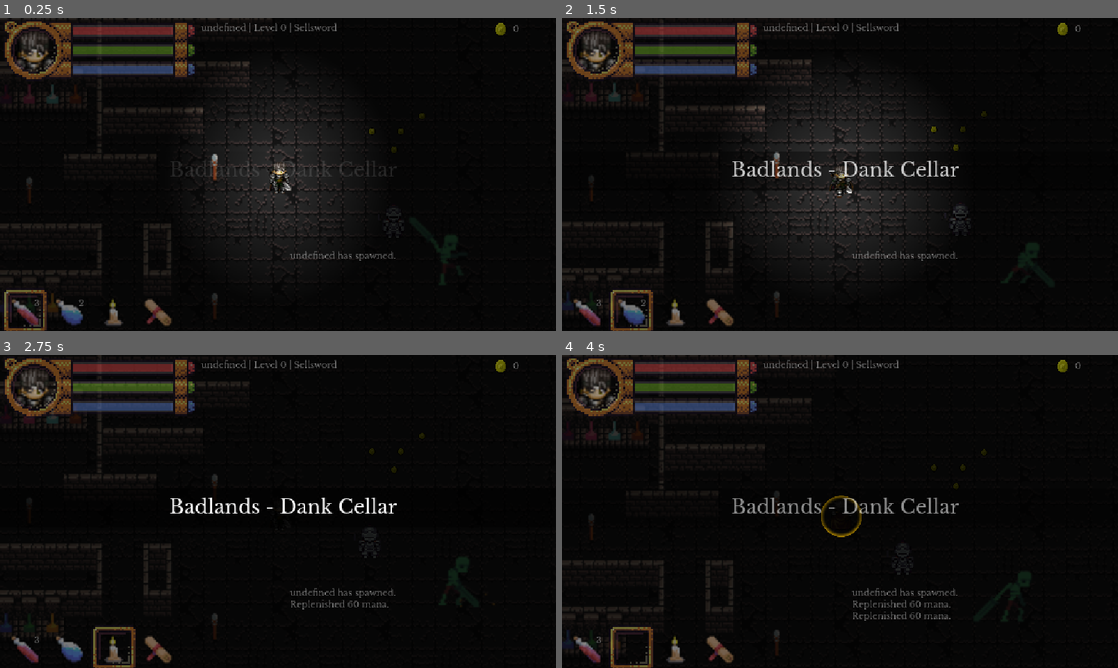
Above: before the commit, frames 1-4 (two rows, left to right).
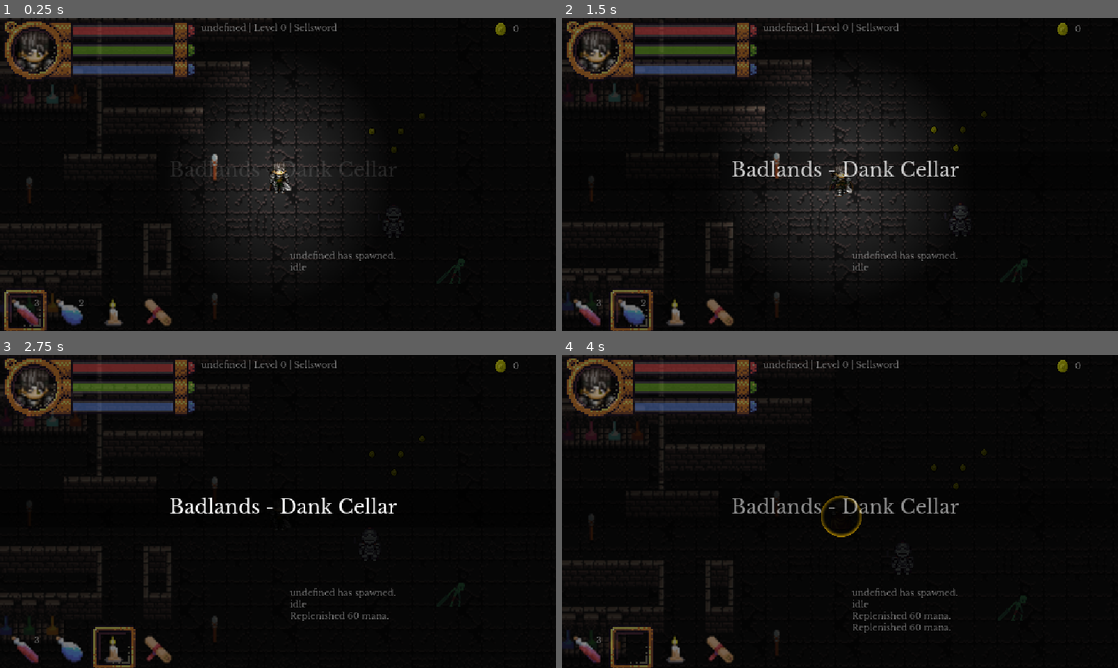
Above: after the commit, the same moments.

Repository: bbm-games/dankcryptic
Game: Godot game, scene res://game.tscn
Same seed, same stepped clock (60 frames per second), same inputs: the game is played once before the commit and once after it. This scene is started directly instead of the project's main scene.
Inputs (mouse positions are in pixels of both pictures, inside the frame that each line leads up to):
- Up to frame 1 (0.25 s): no input
- Up to frame 2 (1.5 s): move the mouse to (962, 158) at 0.52 s; press the mouse at (962, 158) at 0.53 s; hold Right (item_right) 0.53-1.28 s; tap E (chat) at 0.8, 1.35 s; move the mouse to (728, 190) at 1.27 s; release the mouse at (728, 190) at 1.28 s; hold S (walk_down) from 1.28 s (still down)
- Up to frame 3 (2.75 s): tap Up (item_consume) at 1.55 s; move the mouse to (333, 442) at 2.02 s; release S (walk_down) at 2.03 s; hold Right (item_right) from 2.03 s (still down); hold Up (item_consume) from 2.03 s (still down); click (333, 442) at 2.3 s
- Up to frame 4 (4 s): move the mouse to (812, 574) at 2.77 s; release Right (item_right) at 2.78 s; release Up (item_consume) at 2.78 s; hold W (walk_up) 2.78-3.53 s; click (812, 574) at 2.85 s; tap E (chat) at 3.05 s; move the mouse to (1006, 558) at 3.52 s; hold Left (item_left) from 3.53 s (still down); hold Right mouse button (block) from 3.53 s (still down); tap Up (item_consume) at 3.8 s

The runs differ from the first frame. In frame 1, 0.2% of the frame differs, in the area x 52-84%, y 69-85%; in frame 2, 0.2%; in frame 3, 1.0%, in the area x 0-88%, y 8-92%; in frame 4, 0.5%.

Commit message:
worked on enemy ai

Diff:
--- a/dungeon.tscn
+++ b/dungeon.tscn
@@ -14,6 +14,7 @@
 [ext_resource type="Texture2D" uid="uid://b52ysywplg4s5" path="res://assets/undead/undead_attack_sheet.png" id="12_xqjnf"]
 [ext_resource type="Texture2D" uid="uid://dwuqfcxb3u8jo" path="res://assets/undead/undead_walk_sheet.png" id="13_ykib3"]
 [ext_resource type="AudioStream" uid="uid://b865kmi44feuw" path="res://assets/sounds/Minifantasy_Dungeon_SFX/17_orc_atk_sword_1.wav" id="15_eeipt"]
+[ext_resource type="AudioStream" uid="uid://ckqrfhym0h1tk" path="res://assets/sounds/Minifantasy_Dungeon_SFX/25_orc_walk_stone_3.wav" id="16_kf05u"]
 [ext_resource type="Texture2D" uid="uid://dtcm1ghr12nia" path="res://assets/DarkDungeon.png" id="DarkDungeon"]
 
 [sub_resource type="PhysicsMaterial" id="PhysicsMaterial_gdev4"]
@@ -441,22 +442,34 @@
 tracks/3/type = "value"
 tracks/3/imported = false
 tracks/3/enabled = true
-tracks/3/path = NodePath("hitBox/CollisionShape2D:disabled")
+tracks/3/path = NodePath("attack_sound:playing")
 tracks/3/interp = 1
 tracks/3/loop_wrap = true
 tracks/3/keys = {
 "times": PackedFloat32Array(0),
 "transitions": PackedFloat32Array(1),
 "update": 1,
-"values": [false]
+"values": [true]
 }
 tracks/4/type = "value"
 tracks/4/imported = false
 tracks/4/enabled = true
-tracks/4/path = NodePath("attack_sound:playing")
+tracks/4/path = NodePath("hitBox:monitoring")
 tracks/4/interp = 1
 tracks/4/loop_wrap = true
 tracks/4/keys = {
+"times": PackedFloat32Array(0),
+"transitions": PackedFloat32Array(1),
+"update": 1,
+"values": [true]
+}
+tracks/5/type = "value"
+tracks/5/imported = false
+tracks/5/enabled = true
+tracks/5/path = NodePath("walk_sound:playing")
+tracks/5/interp = 1
+tracks/5/loop_wrap = true
+tracks/5/keys = {
 "times": PackedFloat32Array(0),
 "transitions": PackedFloat32Array(1),
 "update": 1,
@@ -481,19 +494,19 @@
 tracks/1/type = "value"
 tracks/1/imported = false
 tracks/1/enabled = true
-tracks/1/path = NodePath("hitBox/CollisionShape2D:disabled")
+tracks/1/path = NodePath("attack_sound:playing")
 tracks/1/interp = 1
 tracks/1/loop_wrap = true
 tracks/1/keys = {
-"times": PackedFloat32Array(0.4, 0.7),
+"times": PackedFloat32Array(0.3, 0.6),
 "transitions": PackedFloat32Array(1, 1),
 "update": 1,
-"values": [false, true]
+"values": [true, false]
 }
 tracks/2/type = "value"
 tracks/2/imported = false
 tracks/2/enabled = true
-tracks/2/path = NodePath("attack_sound:playing")
+tracks/2/path = NodePath("hitBox:monitoring")
 tracks/2/interp = 1
 tracks/2/loop_wrap = true
 tracks/2/keys = {
@@ -534,6 +547,18 @@
 "update": 0,
 "values": [0, 19]
 }
+tracks/1/type = "value"
+tracks/1/imported = false
+tracks/1/enabled = true
+tracks/1/path = NodePath("walk_sound:playing")
+tracks/1/interp = 1
+tracks/1/loop_wrap = true
+tracks/1/keys = {
+"times": PackedFloat32Array(0, 0.5, 1),
+"transitions": PackedFloat32Array(1, 1, 1),
+"update": 1,
+"values": [true, true, false]
+}
 
 [sub_resource type="AnimationLibrary" id="AnimationLibrary_tn0ai"]
 _data = {
@@ -549,6 +574,13 @@
 [sub_resource type="CapsuleShape2D" id="CapsuleShape2D_nntj8"]
 radius = 8.08012
 height = 33.6147
+
+[sub_resource type="CircleShape2D" id="CircleShape2D_366qa"]
+radius = 164.0
+
+[sub_resource type="CapsuleShape2D" id="CapsuleShape2D_tegtr"]
+radius = 8.24521
+height = 32.7487
 
 [node name="Node2D" type="Node2D"]
 y_sort_enabled = true
@@ -684,7 +716,6 @@
 z_index = 3
 y_sort_enabled = true
 position = Vector2(477, 268)
-scale = Vector2(2, 2)
 script = ExtResource("11_hi2bv")
 
 [node name="AnimationPlayer" type="AnimationPlayer" parent="enemy"]
@@ -715,7 +746,6 @@
 shape = SubResource("RectangleShape2D_1vcpq")
 
 [node name="hitBox" type="Area2D" parent="enemy"]
-visible = false
 collision_mask = 4
 
 [node name="CollisionShape2D" type="CollisionShape2D" parent="enemy/hitBox"]
@@ -725,6 +755,31 @@
 
 [node name="attack_sound" type="AudioStreamPlayer2D" parent="enemy"]
 stream = ExtResource("15_eeipt")
+attenuation = 6.0
+bus = &"Sounds"
+
+[node name="detectionZone" type="Area2D" parent="enemy"]
+scale = Vector2(0.5, 0.5)
+collision_mask = 4
+
+[node name="CollisionShape2D" type="CollisionShape2D" parent="enemy/detectionZone"]
+shape = SubResource("CircleShape2D_366qa")
+
+[node name="attackZone" type="Area2D" parent="enemy"]
+collision_mask = 4
+
+[node name="CollisionShape2D" type="CollisionShape2D" parent="enemy/attackZone"]
+position = Vector2(12.5, -10.5)
+rotation = 2.61799
+shape = SubResource("CapsuleShape2D_tegtr")
+
+[node name="walk_sound" type="AudioStreamPlayer2D" parent="enemy"]
+stream = ExtResource("16_kf05u")
+volume_db = 8.914
+attenuation = 6.0
+bus = &"Sounds"
+
+[node name="idle_sound" type="AudioStreamPlayer2D" parent="enemy"]
 attenuation = 6.0
 bus = &"Sounds"
 
@@ -735,3 +790,8 @@
 [connection signal="body_entered" from="goldPiece3" to="goldPiece3" method="_on_body_entered"]
 [connection signal="body_entered" from="goldPiece4" to="goldPiece4" method="_on_body_entered"]
 [connection signal="body_entered" from="enemy/hitBox" to="enemy" method="_on_hit_box_body_entered"]
+[connection signal="body_exited" from="enemy/hitBox" to="enemy" method="_on_hit_box_body_exited"]
+[connection signal="body_entered" from="enemy/detectionZone" to="enemy" method="_on_detection_zone_body_entered"]
+[connection signal="body_exited" from="enemy/detectionZone" to="enemy" method="_on_detection_zone_body_exited"]
+[connection signal="body_entered" from="enemy/attackZone" to="enemy" method="_on_attack_zone_body_entered"]
+[connection signal="body_exited" from="enemy/attackZone" to="enemy" method="_on_attack_zone_body_exited"]
--- a/enemy.gd
+++ b/enemy.gd
@@ -1,22 +1,66 @@
 extends CharacterBody2D
 
-var main_game_node
+var main_game_node # contains the root of the entire game
+var target_body = null # will be the body that will be targeted
+var base_speed = 30 # incorporated delta scaling factor
+var speed = base_speed
+var current_state
+var walk_fast_time = 0
 
 # Called when the node enters the scene tree for the first time.
 func _ready():
 	main_game_node = get_tree().get_root().get_node('Node2D')
-	showCertainSprite('attack')
+
+	# initial state when spawned is idle
+	self.changeState('idle')
+
+func changeState(state_name):
+	if current_state != state_name:
+		current_state = state_name
+	main_game_node.chatBoxAppend(str(state_name))
+	if current_state == 'attack':
+		self.showCertainSprite('attack')
+	else:
+		pass
+	if current_state == 'idle':
+		self.showCertainSprite('idle')
+	if current_state == 'walk':
+		self.showCertainSprite('walk')
+		speed = base_speed
+	if current_state == 'walkfast':
+		self.showCertainSprite('walk')
+		speed = base_speed * 2
 
 func showCertainSprite(name):
-	for child in get_children():
-		if child is Sprite2D:
-			child.hide()
-	get_node(name).show()
-	get_node('AnimationPlayer').play(name)
+	if not get_node(name).is_visible():
+		for child in get_children():
+			if child is Sprite2D:
+				child.hide()
+		get_node(name).show()
+		get_node('AnimationPlayer').play(name)
+		if name == 'walkfast':
+			get_node('AnimationPlayer').set_speed_scale(2)
+		else:
+			get_node('AnimationPlayer').set_speed_scale(1)
+
+func flip_sprite():
+	pass
 
 # Called every frame. 'delta' is the elapsed time since the previous frame.
 func _process(delta):
-	pass
+	if target_body:
+		if (target_body.position - self.position).x < 0:
+			self.set_transform(Transform2D(Vector2(-1, 0), Vector2(0,  1), Vector2(position.x, position.y)))
+		else:
+			# unflip
+			self.set_transform(Transform2D(Vector2(1, 0), Vector2(0,  1), Vector2(position.x, position.y)))
+	if current_state == 'walk' or current_state == 'walkfast' and target_body:
+		self.move_and_collide((target_body.position - (get_node('attackZone').position + self.position)).normalized() * speed * delta)
+	if current_state == 'walkfast':
+		walk_fast_time += delta
+		if walk_fast_time > 5:
+			changeState('walk')
+			walk_fast_time = 0
 
 func _physics_process(delta):
 	pass
@@ -24,6 +68,32 @@
 
 func _on_hit_box_body_entered(body):
 	#main_game_node.chatBoxAppend(str(body))
-	if body.has_method("take_damage"):
+	# attack the body
+	if body.has_method("take_damage") :
 		body.take_damage(20)
 	#main_game_node.chatBoxAppend('got clapped')
+
+func _on_hit_box_body_exited(body):
+	pass
+
+func _on_detection_zone_body_entered(body):
+	# basically targets any body that can take damage (this includes player)
+	if body.has_method("take_damage"):
+		target_body = body
+		changeState('walk')
+
+func _on_detection_zone_body_exited(body):
+	if body == target_body:
+		target_body = null
+	changeState('idle')
+
+func _on_attack_zone_body_entered(body):
+	if body == target_body and current_state != 'walkfast':
+		changeState('attack')
+	elif body == target_body:
+		await get_tree().create_timer(1.0).timeout
+		changeState('attack')
+
+func _on_attack_zone_body_exited(body):
+	if body == target_body:
+		changeState('walkfast')
--- a/game.gd
+++ b/game.gd
@@ -61,7 +61,7 @@
 var item_slot_frame_initial_position
 var current_item_index = 0
 var dash = false
-var base_speed = 1 # will be adjusted dynamically in game by weight and load
+var base_speed = 1 # will be adjusted dynamically in game by weight and load (also contains delta scaling factor)
 var speed = base_speed # will be adjusted dynamically in game by dashse
 
 var mouse_event_pos
@@ -338,6 +338,7 @@
 	if apparent_inventory_weight < 0:
 		apparent_inventory_weight = 0
 	base_speed = 1 - (apparent_inventory_weight/player_data['weight'])*0.75
+	base_speed *= 50 # number of pixels a second
 	update_player_stats_tab() # to reflect new weight and stuff
 
 	for item in array_unique(current_inventory_items):
@@ -781,7 +782,7 @@
 	if walk_up_held:
 		#currentMap.set_position(currentMap.get_position() + speed * Vector2(0, 0.25))
 		#player_body.set_position(player_body.get_position() + speed *Vector2(0, -0.25))
-		collision_data = player_body.move_and_collide(Vector2(0,-1) * speed * paralyzer)
+		collision_data = player_body.move_and_collide(Vector2(0,-1) * speed * paralyzer * delta)
 		playerAnimationPlayer.play("walk_up")
 		last_walk_up_held = true
 		last_walk_down_held = false
@@ -790,7 +791,7 @@
 	elif walk_down_held:
 		#currentMap.set_position(currentMap.get_position() + speed *Vector2(0, -0.25))
 		#player_body.set_position(player_body.get_position() + speed *Vector2(0, 0.25))
-		collision_data = player_body.move_and_collide(Vector2(0,1)* speed * paralyzer)
+		collision_data = player_body.move_and_collide(Vector2(0,1)* speed * paralyzer * delta)
 		playerAnimationPlayer.play("walk_down")
 		last_walk_up_held = false
 		last_walk_down_held = true
@@ -799,7 +800,7 @@
 	elif walk_left_held:
 		#currentMap.set_position(currentMap.get_position() + speed *Vector2(0.25, 0))
 		#player_body.set_position(player_body.get_position() + speed *Vector2(-0.25, 0))
-		collision_data = player_body.move_and_collide(Vector2(-1,0)* speed * paralyzer)
+		collision_data = player_body.move_and_collide(Vector2(-1,0)* speed * paralyzer * delta)
 		playerAnimationPlayer.play("walk_left")
 		last_walk_up_held = false
 		last_walk_down_held = false
@@ -808,7 +809,7 @@
 	elif walk_right_held:
 		#currentMap.set_position(currentMap.get_position() + speed *Vector2(-0.25, 0))
 		#player_body.set_position(player_body.get_position() + speed *Vector2(0.25, 0))
-		collision_data = player_body.move_and_collide(Vector2(1,0) * speed * paralyzer)
+		collision_data = player_body.move_and_collide(Vector2(1,0) * speed * paralyzer * delta)
 		playerAnimationPlayer.play("walk_right")
 		last_walk_up_held = false
 		last_walk_down_held = false
@@ -859,8 +860,6 @@
 	if collision_data:
 		chatBox.append_text("\n[i]Player has collided.[/i]")
 		var collider = collision_data.get_collider()
-		print("skele " + str(collider.position))
-		print("me " + str(player_body.position))
 
 		# if collision is a coin, delete the coin node and increment current gold
 		#collider.hit_coin.connect(hit_coin)
--- a/project.godot
+++ b/project.godot
@@ -197,6 +197,10 @@
 ]
 }
 
+[layer_names]
+
+2d_physics/layer_3="player_layer"
+
 [rendering]
 
 renderer/rendering_method="gl_compatibility"
Not shown, changed: assets/sounds/Minifantasy_Dungeon_SFX/25_orc_walk_stone_3.wav.import
Not shown: 1 places in dungeon.tscn that only renumber resources
Not shown, changed: assets/sounds/.DS_Store
